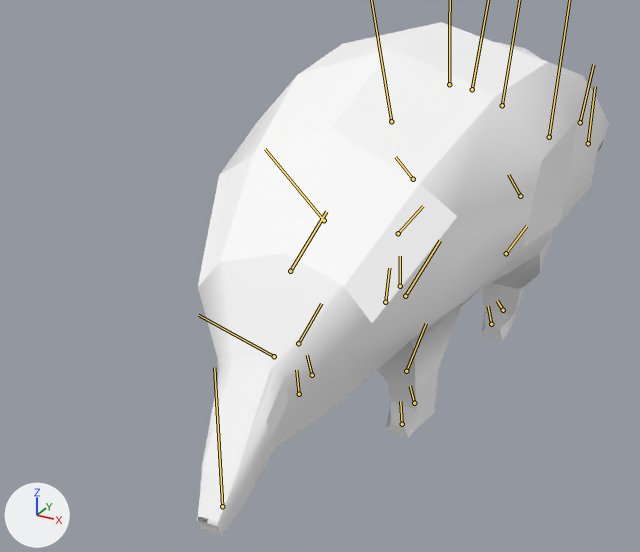
The FBX model 3D/Pangolin/AnimAnimIdle.fbx as it was, and as the next commit left it.
Camera for both pictures: a 50 mm camera at (0.0363, -0.0767, 0.0426) aimed at (-0.0077, 0.0035, 0.0025). Arrows for +X, +Y and +Z are at lower left; the lights stay in place. The bones that bend it are drawn over the model as lines.
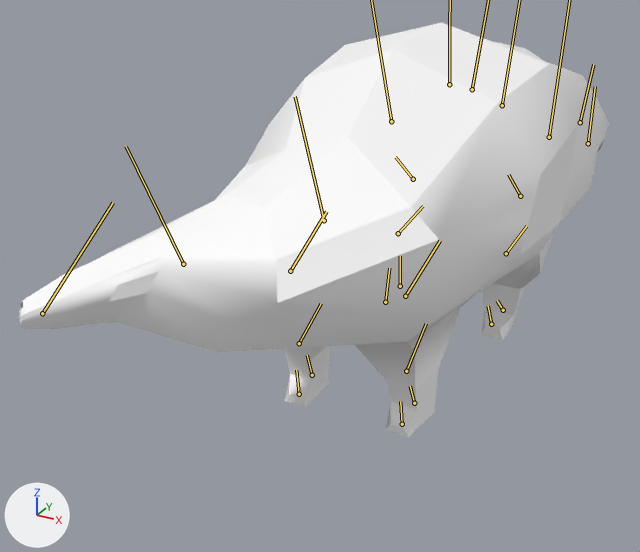
The newer file adds an action. The first version stands in its rest pose; the second is drawn at frame 337 of the action 'Take 001'.

Pixel boxes [x1, y1, x2, y2] of what changed, in the pictures (640 x 552 px):
'pCube1', posed (43% wider, 19% shorter): before [197, 22, 609, 536]; after [19, 23, 609, 437]
bone 'joint16', root to tip: before (324, 220) to (265, 149); after (324, 220) to (295, 96)

The edits, one by one:
Bone 'joint16' (bone_joint16) turns from (0, 0, 0) to (0, -48, 25) degrees about its own x, y and z.
